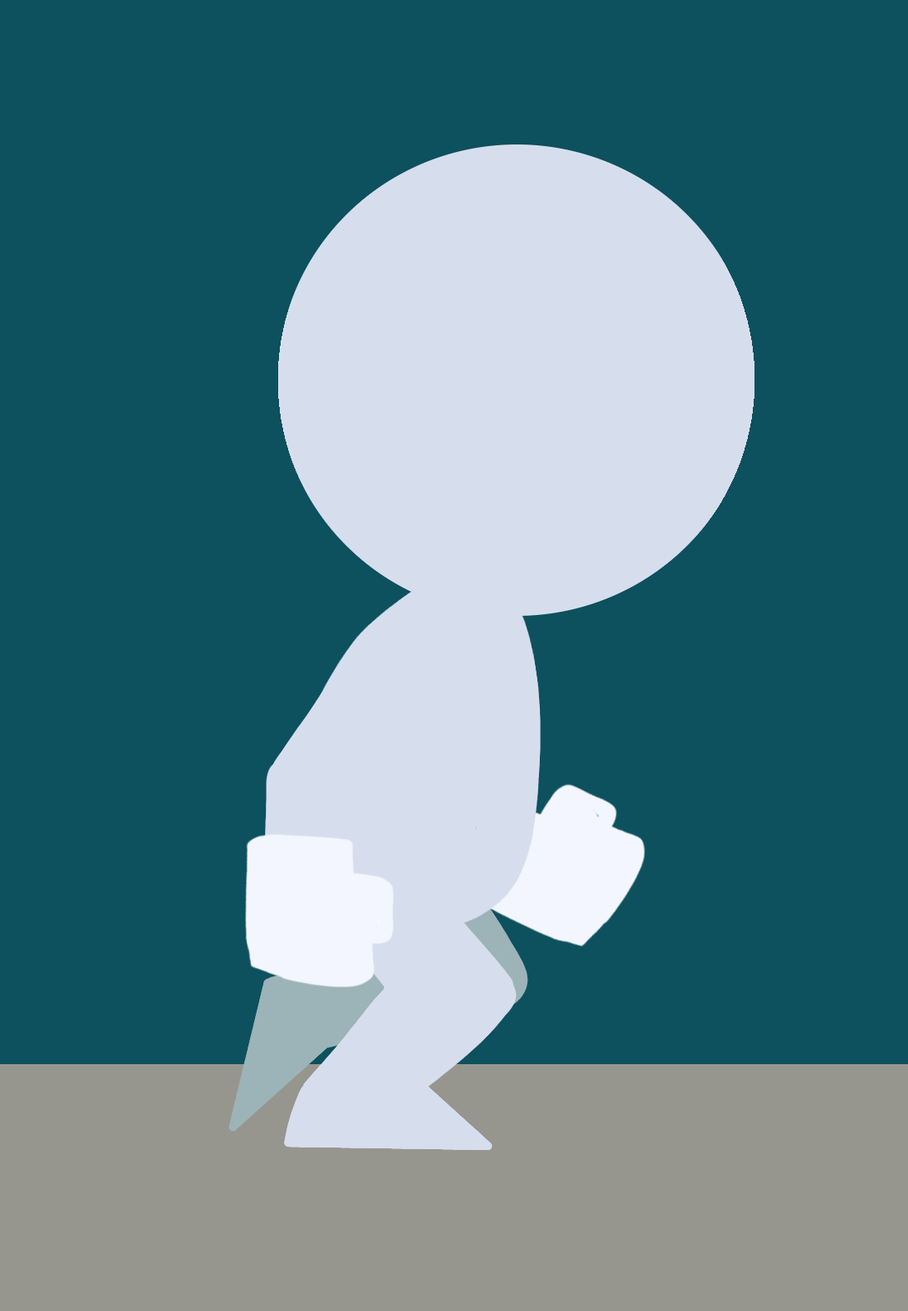
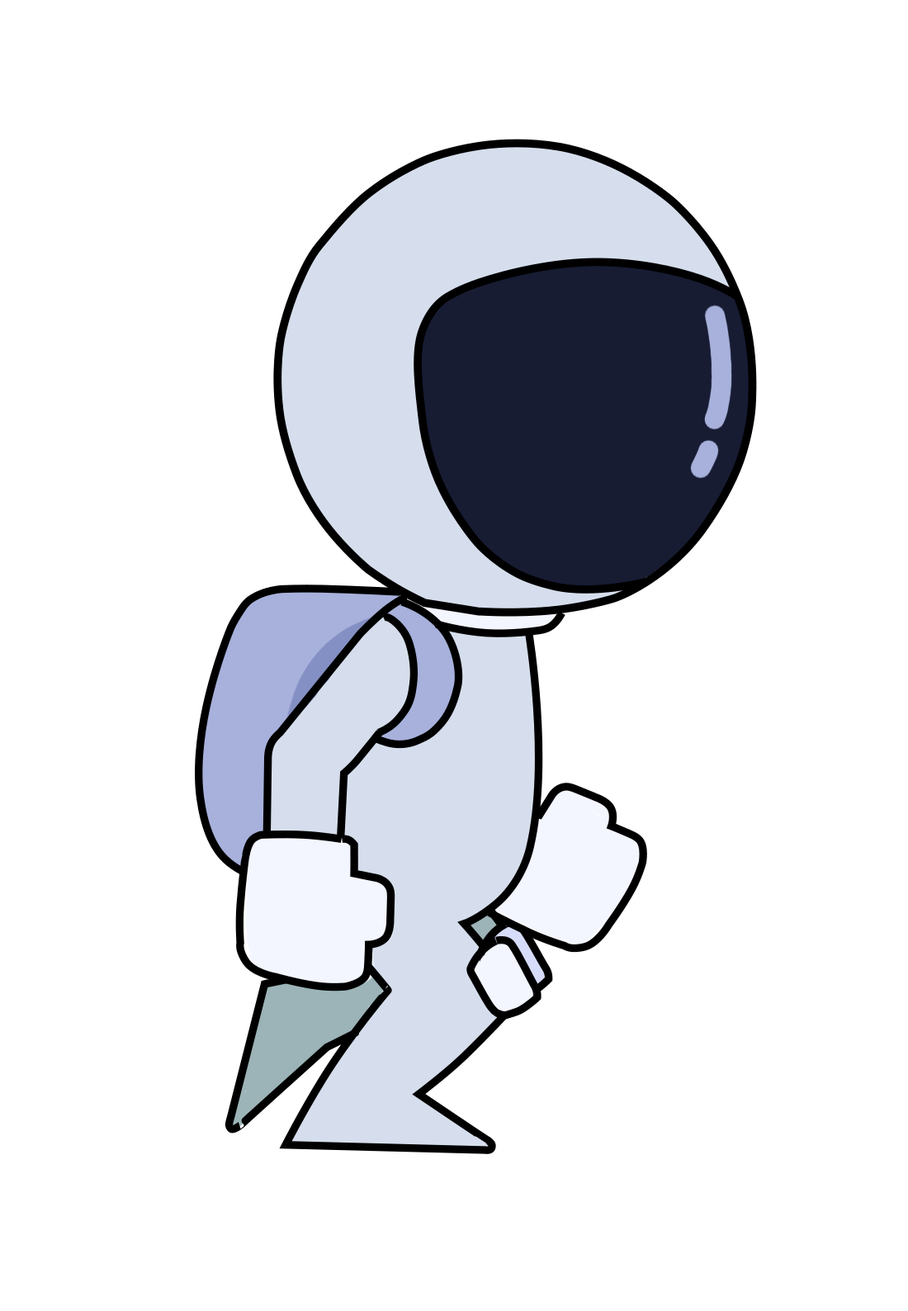
The second 908x1311 image is a revision of the first. Changes to its layers:
added group "Groupe de calques #1" with 9 layers above "Groupe de calques" over [194, 138, 758, 1155]
added layer "Calque #14" in group "Groupe de calques #1" over [435, 611, 566, 638]
added layer "Calque #13" in group "Groupe de calques #1" over [262, 592, 409, 839]
added layer "Calque #11" in group "Groupe de calques #1" over [235, 782, 648, 992]
added layer "Calque #10" in group "Groupe de calques #1" over [370, 597, 464, 750]
added layer "Calque #9" in group "Groupe de calques #1" over [466, 936, 542, 1020]
added layer "Calque #8" in group "Groupe de calques #1" over [476, 919, 554, 998]
added layer "Calque #6" in group "Groupe de calques #1" over [194, 584, 402, 878]
added layer "Calque #5" in group "Groupe de calques #1" over [224, 630, 544, 1155]
added layer "Copie de calque" in group "Groupe de calques #1" over [273, 138, 758, 617]
added group "Groupe de calques" with 19 layers over [0, 0, 908, 1311]
moved "Copie de Corps" into group "Groupe de calques" over [198, 144, 755, 1151]
added layer "Calque #18" in group "Copie de Corps" over [403, 597, 560, 632]
added layer "Calque #16" in group "Copie de Corps" over [372, 601, 538, 1016]
added layer "Calque #17" in group "Copie de Corps" over [480, 923, 550, 999]
added layer "calque #2" in group "Copie de Corps" over [690, 304, 733, 479]
added layer "Copie de Copie de Transformation" in group "Copie de Corps" over [417, 260, 755, 589]
painted on "Calque #4" over [267, 674, 360, 775]
painted on "Calque #1" over [284, 974, 474, 1142]
added layer "Calque #15" in group "Copie de Corps" over [198, 588, 402, 881]
hid "Calque #3", moved it into group "Groupe de calques" over [0, 1064, 908, 1311]
hid "Arrière-plan", moved it into group "Groupe de calques" over [0, 0, 908, 1311]
